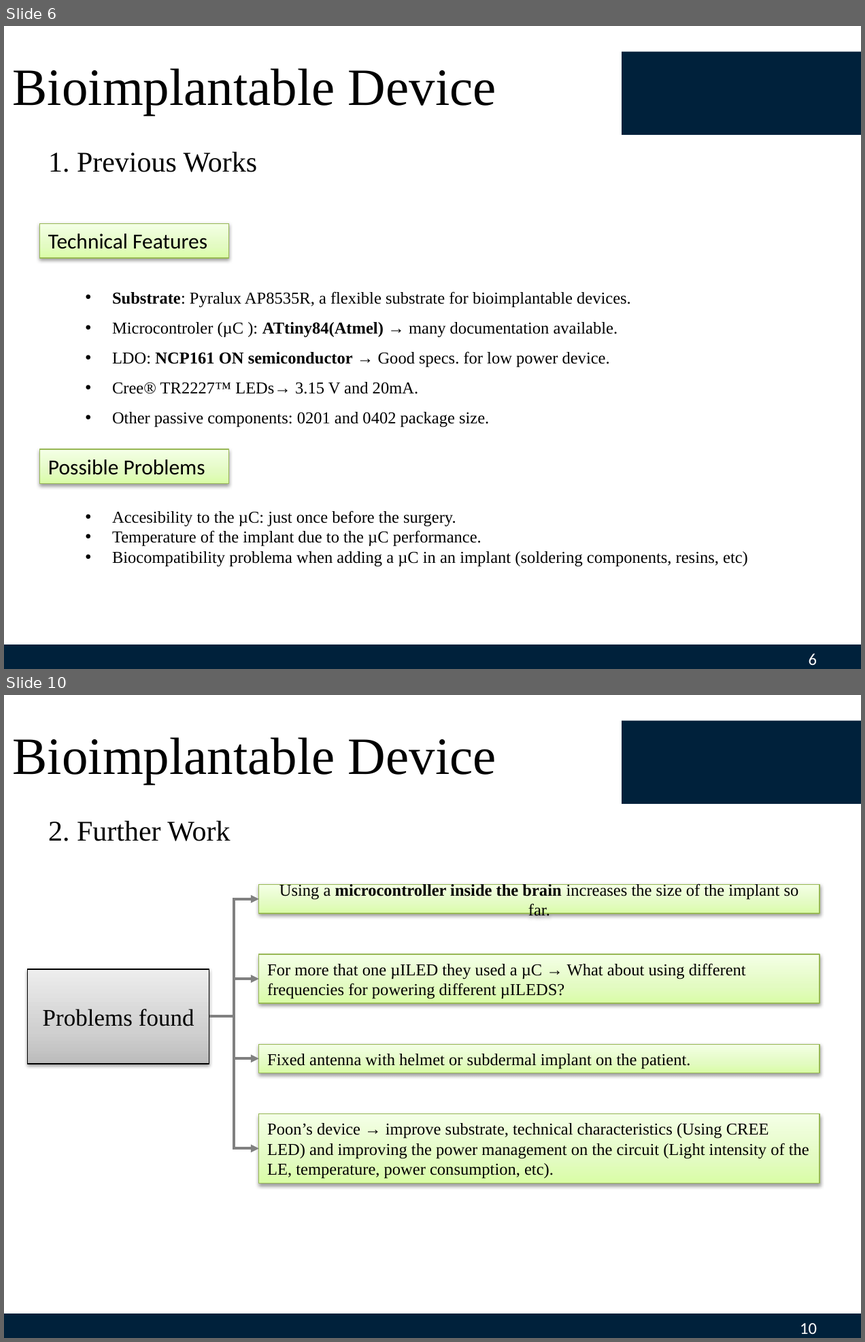
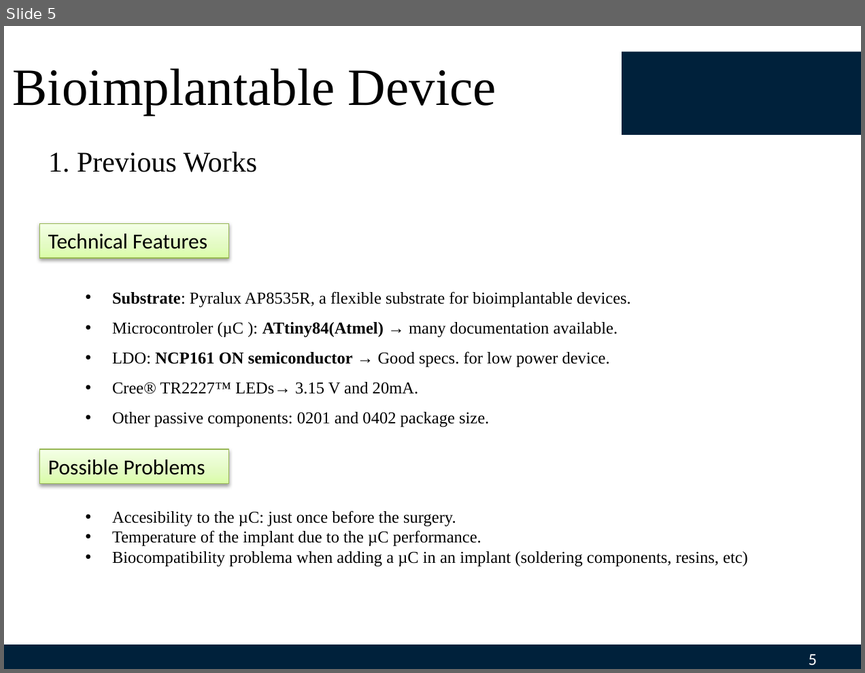
Before and after one commit to GGChe/Bioimplantable_Device, a slide deck: Individual_Contribution/GabrielGaleote/May 15th/May15th.pptx. Shown one above the other, each under a label of ours: slides 6 and 10 before the commit, slide 5 after it; the slides between them are not shown. The pictures are 865x1342 and 865x673 pixels, drawn with LibreOffice and Linux fonts; fonts in the diff are those of the drawing; background and template pictures are left out. Boxes give left, top, right and bottom in pixels: in the first picture for what was removed or moved away, otherwise in the second. Text is boxed around its words. In the diff, an @@ line names an element or a change of style, - is before the commit and + after.

```diff
--- a/Individual_Contribution/GabrielGaleote/May 15th/May15th.pptx
+++ b/Individual_Contribution/GabrielGaleote/May 15th/May15th.pptx
@@ slide 10 removed at bbox=[4, 695, 861, 1338], background #FFFFFF; not listed: 3 template elements that a slide beside it also shows @@
@@ title removed at bbox=[13, 737, 496, 784] @@
-Bioimplantable Device
@@ text removed at bbox=[48, 821, 230, 841] @@
-2. Further Work
@@ rectangle removed at bbox=[258, 884, 819, 913] @@
-Using a microcontroller inside the brain increases the size of the implant so far.
@@ elbow arrow removed from (209, 1016) to (258, 899) @@
@@ rectangle removed at bbox=[258, 954, 819, 1002] @@
-For more that one µILED they used a µC → What about using different frequencies for powering different µILEDS?
@@ rectangle removed at bbox=[28, 969, 209, 1064] @@
-Problems found
@@ elbow arrow removed from (209, 1016) to (258, 979) @@
@@ elbow arrow removed from (209, 1016) to (258, 1149) @@
@@ elbow arrow removed from (209, 1016) to (258, 1058) @@
@@ rectangle removed at bbox=[258, 1044, 819, 1073] @@
-Fixed antenna with helmet or subdermal implant on the patient.
@@ rectangle removed at bbox=[258, 1114, 819, 1183] @@
-Poon’s device → improve substrate, technical characteristics (Using CREE LED) and improving the power management on the circuit (Light intensity of the LE, temperature, power consumption, etc).
@@ what was slide 6 is now slide 5 @@
@@ page number at bbox=[808, 654, 817, 665]: text changed @@
-6
+5
```
Also in this commit, not shown: 1 slide changed, 2 slides added, 7 other slides removed.
